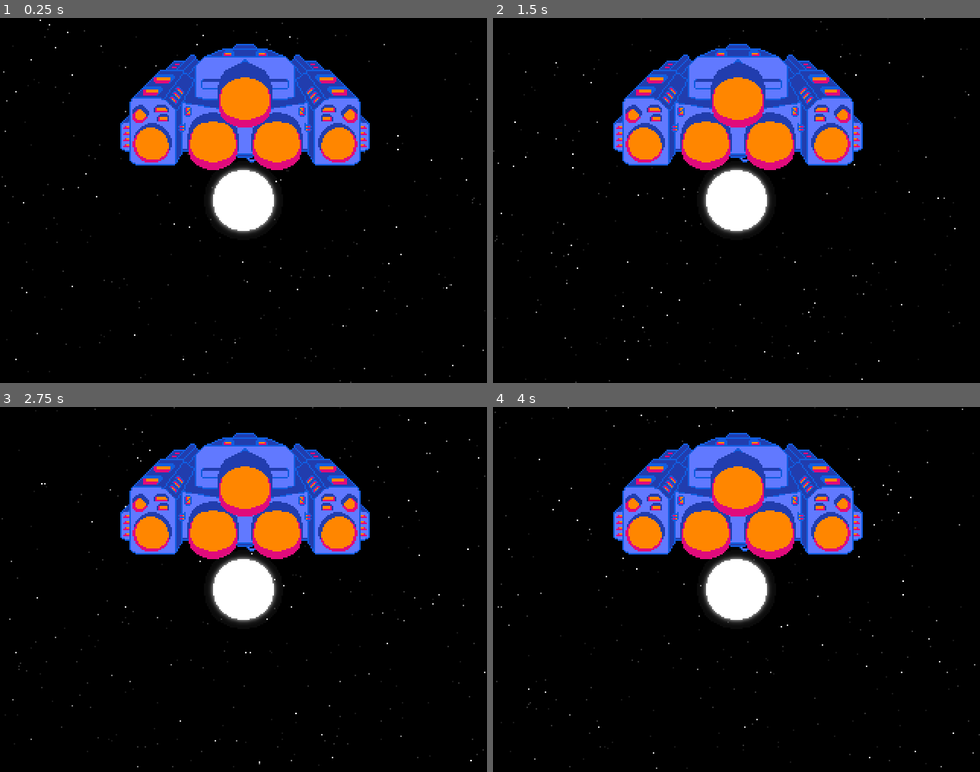
Above: before the commit, frames 1-4 (two rows, left to right).
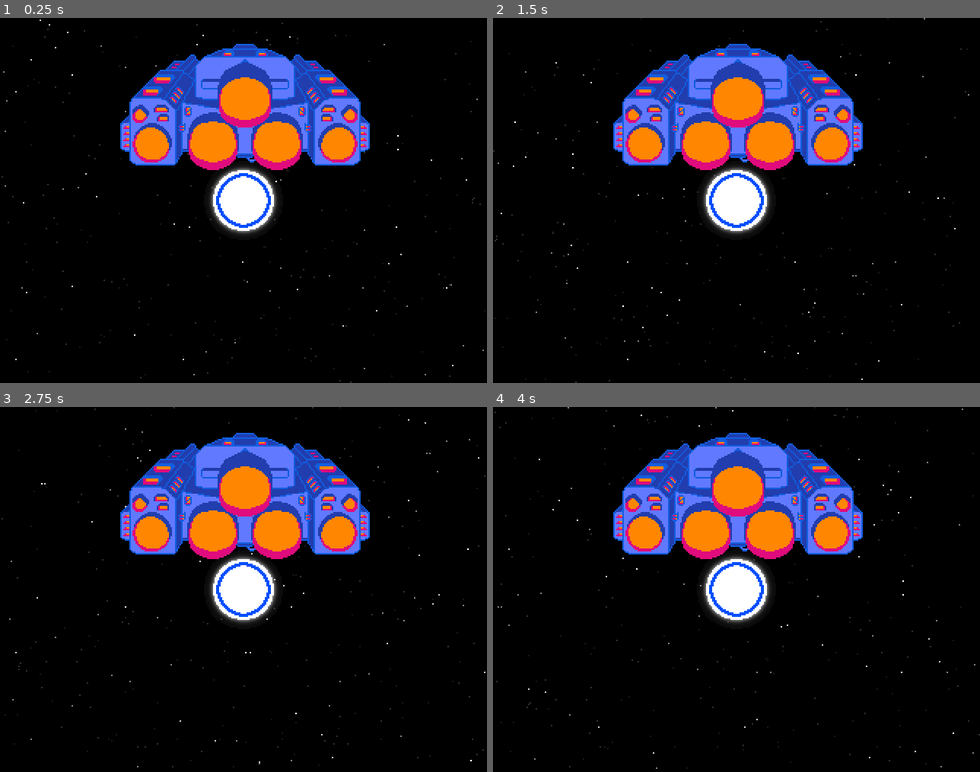
Above: after the commit, the same moments.

Repository: lethiandev/neutron-star
Game: Godot game, scene res://stages/gameplay/gameplay.tscn
The game is run twice, just before and just after one commit, with the same random seed, the same clock (stepped at 60 frames per second) and the same inputs.
Inputs:
- Up to frame 1 (0.25 s): no input
- Up to frame 2 (1.5 s): tap A (action_a) at 0.6 s; tap B (action_b) at 1.35 s
- Up to frame 3 (2.75 s): tap P (action_p) at 2.1 s
- Up to frame 4 (4 s): tap X (action_x) at 2.85 s; tap A (action_a) at 3.6 s

The runs differ from the first frame. In frame 1, 0.3% of the frame differs, in the area x 44-56%, y 42-58%; in frame 2, 0.3%; in frame 3, 0.3%; in frame 4, 0.3%.

Commit message:
Add gameplay interface controls

Diff:
--- a/src/stages/gameplay/gameplay.tscn
+++ b/src/stages/gameplay/gameplay.tscn
@@ -8,11 +8,34 @@
 [ext_resource path="res://stages/effects/shake_effect.gd" type="Script" id=6]
 [ext_resource path="res://stages/gameplay/camera.gd" type="Script" id=7]
 [ext_resource path="res://stages/gameplay/units_spawner.gd" type="Script" id=8]
+[ext_resource path="res://interface/cooldown_bar/cooldown_bar.tscn" type="PackedScene" id=9]
+[ext_resource path="res://interface/health_bar/health_bar.tscn" type="PackedScene" id=10]
 
 [node name="GameplayStage" type="Node"]
 script = ExtResource( 2 )
 
 [node name="ParallaxBackground" parent="." instance=ExtResource( 1 )]
+
+[node name="Interface" type="CanvasLayer" parent="."]
+
+[node name="CenterContainer" type="CenterContainer" parent="Interface"]
+anchor_right = 1.0
+anchor_bottom = 1.0
+__meta__ = {
+"_edit_use_anchors_": false
+}
+
+[node name="CooldownBar" parent="Interface/CenterContainer" instance=ExtResource( 9 )]
+margin_left = 128.0
+margin_top = 88.0
+margin_right = 192.0
+margin_bottom = 152.0
+
+[node name="HealthBar" parent="Interface/CenterContainer" instance=ExtResource( 10 )]
+margin_left = 128.0
+margin_top = 88.0
+margin_right = 192.0
+margin_bottom = 152.0
 
 [node name="AudioStreamPlayer" type="AudioStreamPlayer" parent="."]
 stream = ExtResource( 3 )
Not shown: 1 places in src/stages/gameplay/gameplay.tscn that only renumber resources
